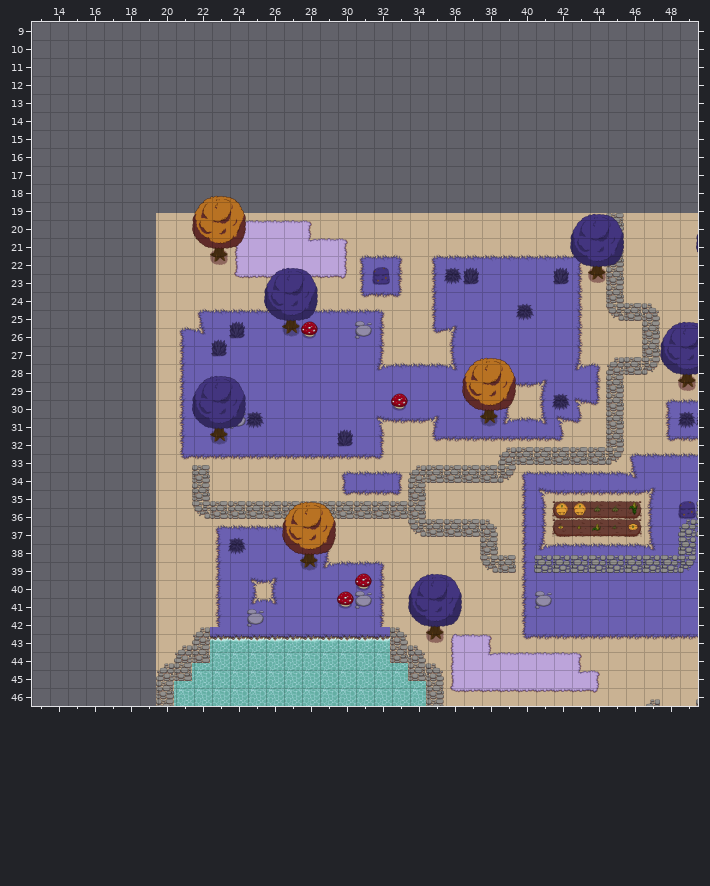
One commit to this Tiled map (JSON): resources/tilemaps/farmland.json. The first picture shows the starting point.
Cells are 128x128 px. Shown: x 13..49, y 9..46. Layer "top" is drawn 880,1232 px off the grid.
Now the later version:
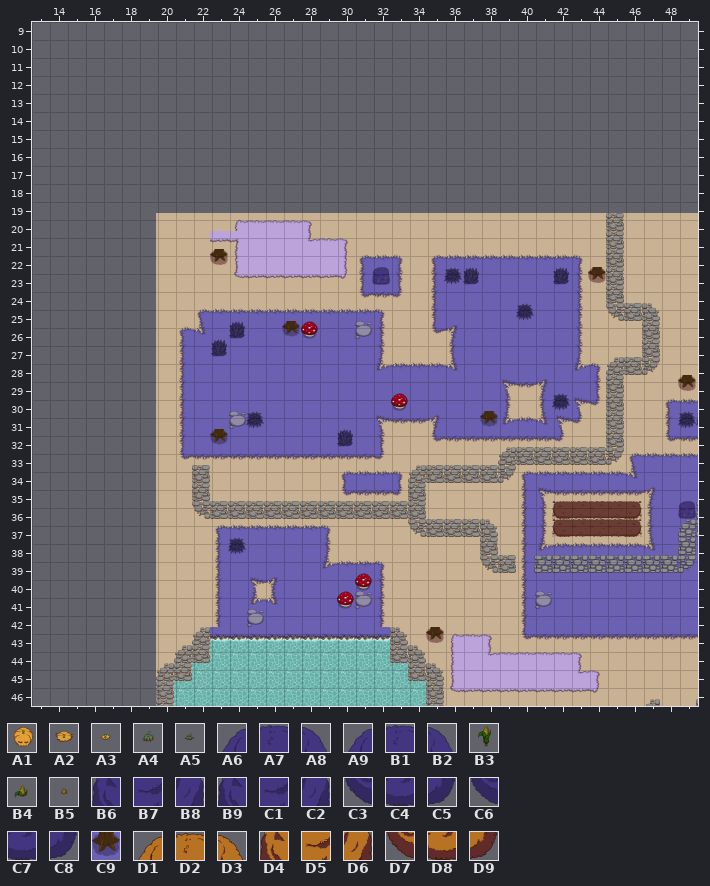
Key: from "Farmland": A1 32, A2 33, A3 34, A4 49, A5 50, A6 51, A7 52, A8 53, A9 54, B1 55, B2 56, B3 64, B4 65, B5 66, B6 67, B7 68, B8 69, B9 70, C1 71, C2 72, C3 83, C4 84, C5 85, C6 86, C7 87, C8 88, C9 103, D1 115, D2 116, D3 117, D4 131, D5 132, D6 133, D7 147, D8 148, D9 149.
__ is an empty cell.
Author's note on the commit: Tilemap solid attibute added
Difference:
Layer "top" (now hidden):
y 9: x 15..17 D1 D2 D3 -> __ __ __
y 10: x 15..17 D4 D5 D6 -> __ __ __; x 36..38 A6 A7 A8 -> __ __ __
y 11: x 15..17 D7 D8 D9 -> __ __ __; x 36..38 B6 B7 B8 -> __ __ __; x 43 B9 -> __
y 12: x 36..38 C3 C4 C5 -> __ __ __; x 43 C6 -> __
y 13: x 19..21 A9 B1 B2 -> __ __ __
y 14: x 19..21 B9 C1 C2 -> __ __ __
y 15: x 19..21 C6 C7 C8 -> __ __ __
y 16: x 41..43 A6 A7 A8 -> __ __ __
y 17: x 41..43 B6 B7 B8 -> __ __ __
y 18: x 30..32 D1 D2 D3 -> __ __ __; x 41..43 C3 C4 C5 -> __ __ __
y 19: x 15..17 A9 B1 B2 -> __ __ __; x 30..32 D4 D5 D6 -> __ __ __
y 20: x 15..17 B9 C1 C2 -> __ __ __; x 30..32 D7 D8 D9 -> __ __ __
y 21: x 15..17 C6 C7 C8 -> __ __ __
y 26: x 20..22 D1 D2 D3 -> __ __ __; x 35..39 A1 A1 A4 A4 B3 -> __ __ __ __ __
y 27: x 20..22 D4 D5 D6 -> __ __ __; x 35..39 A3 B5 B4 A5 A2 -> __ __ __ __ __
y 28: x 20..22 D7 D8 D9 -> __ __ __
y 29: x 21 C9 -> __
y 30: x 27..29 A6 A7 A8 -> __ __ __
y 31: x 27..29 B6 B7 B8 -> __ __ __
y 32: x 27..29 C3 C4 C5 -> __ __ __
